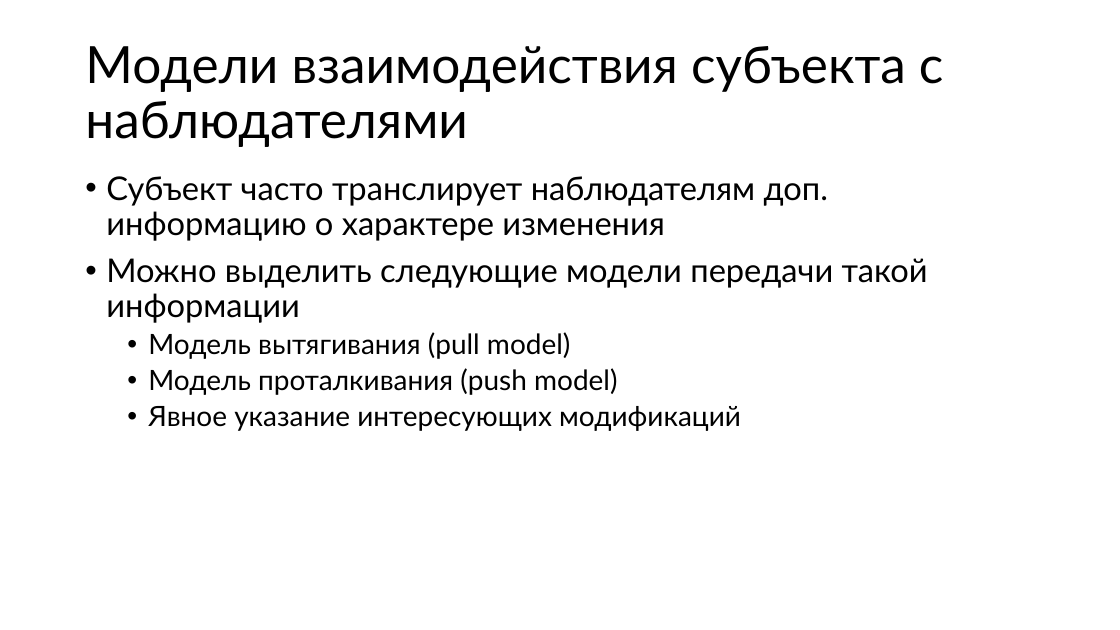
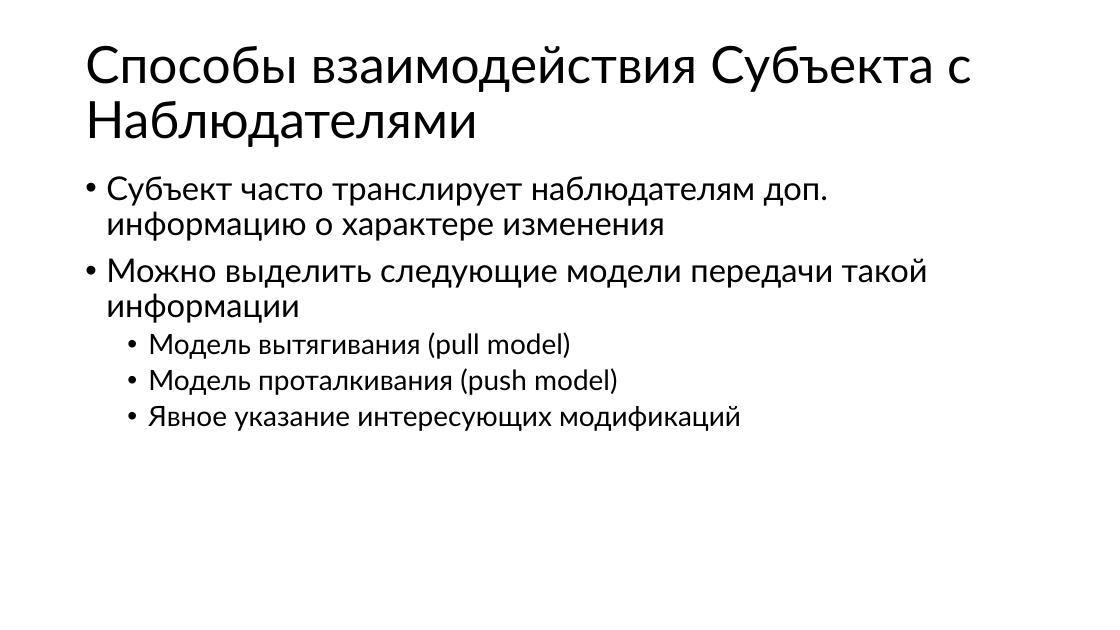
Before and after one commit to alexey-malov/ood, a slide deck: slide 28 of lectures/02.observer/observer.pptx (slide 30 before the commit). Drawn at 1120x630 pixels with LibreOffice and Linux fonts; fonts in the diff are those of the drawing. Boxes give left, top, right and bottom in pixels: in the first picture for what was removed or moved away, otherwise in the second. Text is boxed around its words. In the diff, an @@ line names an element or a change of style, - is before the commit and + after.

```diff
--- a/lectures/02.observer/observer.pptx
+++ b/lectures/02.observer/observer.pptx
@@ title at [85,45,971,147]: text changed @@
-Модели взаимодействия субъекта с наблюдателями
+Способы взаимодействия Субъекта с Наблюдателями
```
Also in this commit, not shown: 7 other slides changed, 5 slides added, 2 slides removed, 1 other file.
